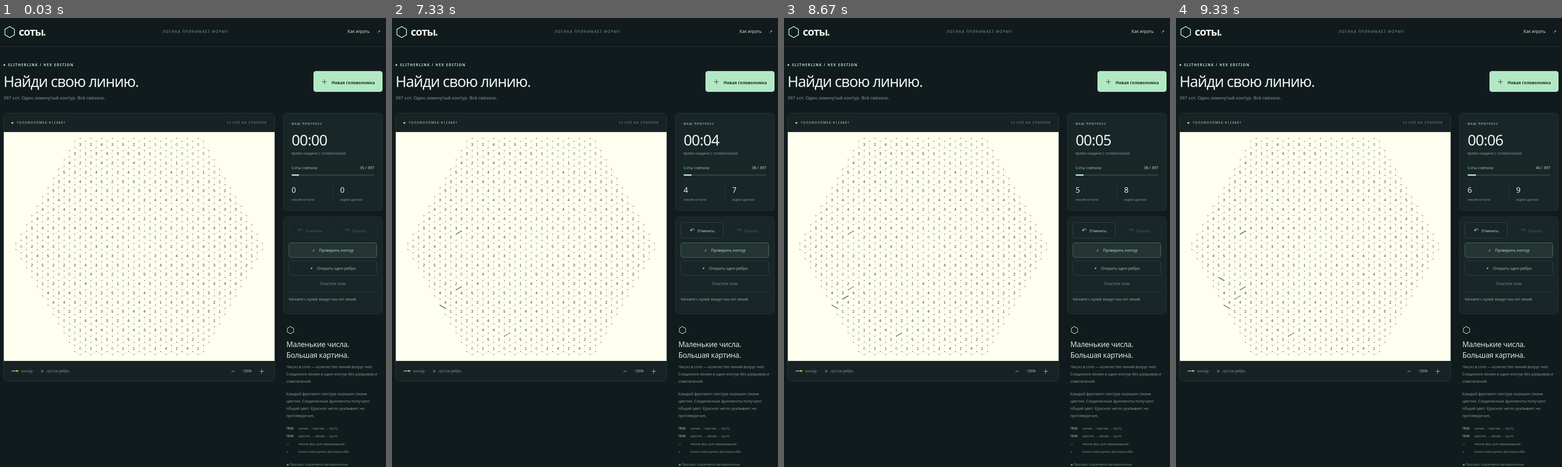
Above: before the commit, frames 1-4 (left to right).
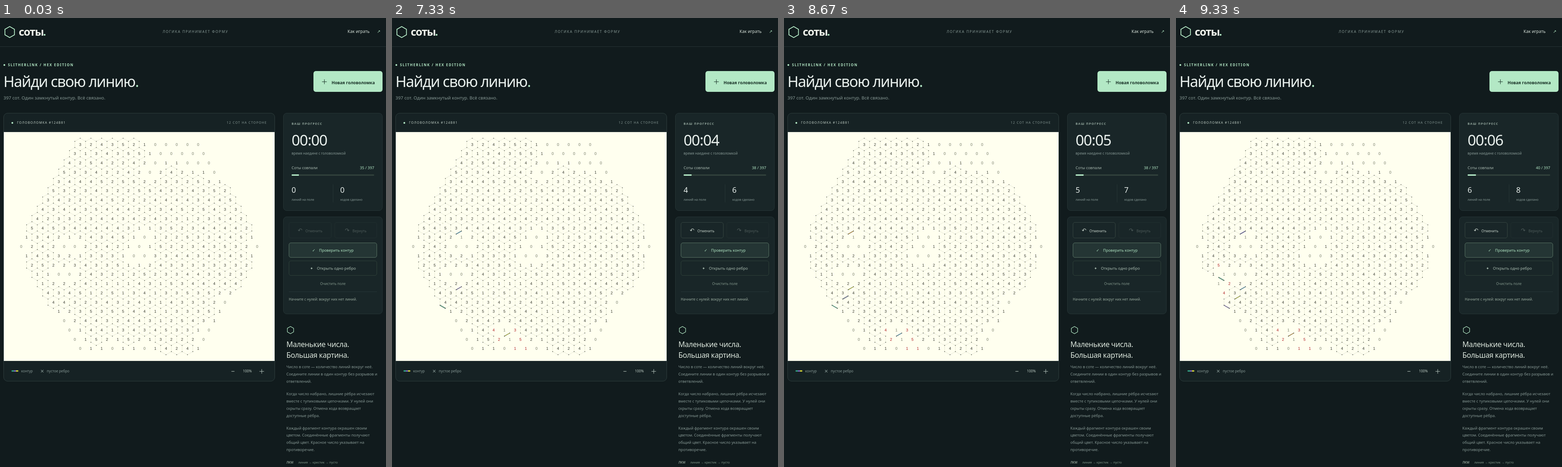
Above: after the commit, the same moments.

Repository: jazonec/loop-puzzle-android
Game: browser game, page index.html
Same seed, same stepped clock (60 frames per second), same inputs: the game is played once before the commit and once after it.
Inputs (mouse positions are in pixels of both pictures, inside the frame that each line leads up to; where the layout moved, square brackets give the same spot in the first picture):
- Up to frame 1 (0.03 s): no input
- Up to frame 2 (7.33 s): click "Как играть ↗" at 0.27 s; click "×" at 1.27 s; tap one key every 0.75 s from 1.52 s: Z Y Ctrl Enter; click "Как играть ↗" at 1.77 s; click "Всё понятно, играем" at 2.02 s; click (457, 233) at 2.77 s; right-click (565, 327) [565, 305] at 3.33 s; click (442, 224) at 3.52 s; click (457, 287) at 4.27 s; click (507, 336) at 5.02 s; click "Как играть ↗" at 5.77 s; right-click (565, 327) [565, 305] at 6.33 s; click "Всё понятно, играем" at 6.52 s; click (442, 305) at 7.27 s
- Up to frame 3 (8.67 s): click (845, 296) at 8.02 s
- Up to frame 4 (9.33 s): click (1222, 278) at 8.77 s

The runs differ from the first frame. In frame 1, 0.7% of the frame differs, in the area x 3-98%, y 26-100%; in frame 2, 0.7%; in frame 3, 0.7%; in frame 4, 0.7%.

Commit message:
Update Site source

Diff:
--- a/app.js
+++ b/app.js
@@ -1,8 +1,9 @@
-import { createBoard, generatePuzzle, inspect, lineComponents } from './puzzle.js';
+import { createBoard, generatePuzzle, inspect, lineComponents, excludedEdges } from './puzzle.js';
 const $ = id => document.getElementById(id), board = createBoard(), svg = $('board');
 const NS = 'http://www.w3.org/2000/svg', KEY = 'honeyloop-v1';
 let puzzle, states, history = [], future = [], seconds = 0, moves = 0, won = false, zoom = 1, panX = 0, panY = 0, feedback = false, activeEdge = 0;
-const edgeEls = [], numberEls = [];
+const edgeEls = [], numberEls = [], vertexEls = [];
+let exclusions = [];
 const fragmentPalette = ['#309d80', '#7860bd', '#c9cb36', '#408fc1', '#d49739', '#5144ac', '#5da34d', '#c66a83'];
 let fragmentColors = new Map();
 function updateFragmentColors() {
@@ -26,7 +27,7 @@
 const baseGroup = el('g', {}), numberGroup = el('g', {}), markGroup = el('g', {}), vertexGroup = el('g', {}), hitGroup = el('g', {});
 for (const e of board.edges) {
   const a=board.vertices[e.a], b=board.vertices[e.b], attrs={x1:a.x,y1:a.y,x2:b.x,y2:b.y};
-  el('line', {...attrs,class:'edge-base'},baseGroup);
+  const base = el('line', {...attrs,class:'edge-base'},baseGroup);
   const outline=el('line',{...attrs,class:'edge-outline',visibility:'hidden'},markGroup);
   const line=el('line',{...attrs,class:'edge-line',visibility:'hidden'},markGroup), x=(a.x+b.x)/2,y=(a.y+b.y)/2;
   const cross=el('path',{d:`M ${x-.09} ${y-.09} l .18 .18 M ${x+.09} ${y-.09} l -.18 .18`,class:'edge-cross',visibility:'hidden'},markGroup);
@@ -36,18 +37,37 @@
   hit.addEventListener('focus',()=>{activeEdge=e.id;});
   hit.addEventListener('keydown',event=>{
     if(['Enter',' ','x','X','ч','Ч'].includes(event.key)){event.preventDefault();if(!won)setEdge(e.id,/x|ч/i.test(event.key)?(states[e.id]===2?0:2):(states[e.id]+1)%3);}
-    if(event.key.startsWith('Arrow')){event.preventDefault(); const delta=['ArrowRight','ArrowDown'].includes(event.key)?1:-1; focusEdge((e.id+delta+board.edges.length)%board.edges.length);}
+    if(event.key.startsWith('Arrow')){event.preventDefault(); const delta=['ArrowRight','ArrowDown'].includes(event.key)?1:-1;let next=e.id;do{next=(next+delta+board.edges.length)%board.edges.length;}while(next!==e.id&&states[next]===0&&exclusions[next]);focusEdge(next);}
   });
-  edgeEls.push({line,outline,cross,hit});
+  edgeEls.push({base,line,outline,cross,hit});
 }
-for(const v of board.vertices) el('circle',{cx:v.x,cy:v.y,r:.039,class:'vertex'},vertexGroup);
+for(const v of board.vertices) vertexEls.push(el('circle',{cx:v.x,cy:v.y,r:.039,class:'vertex'},vertexGroup));
 for(const c of board.cells) numberEls.push(el('text',{x:c.x,y:c.y,class:'cell-number'},numberGroup));
 function focusEdge(id){edgeEls[activeEdge].hit.setAttribute('tabindex','-1');activeEdge=id;const hit=edgeEls[id].hit;hi …(228 unchanged characters)…
-function setEdge(id,value){history.push({id,before:states[id],after:value});future=[];states[id]=value;moves++;feedback=false;render();save();}
+function setEdge(id,value){if(states[id]===0&&exclusions[id])return;history.push({id,before:states[id],after:value});future=[];states[id]=value;moves++;feedback=false;render();save();}
 function render(){
-  const result=inspect(board,puzzle.clues,states);won=result.won;
+  exclusions=excludedEdges(board,puzzle.clues,states);
+  const effectiveStates=states.map((state,id)=>exclusions[id]?2:state);
+  const result=inspect(board,puzzle.clues,effectiveStates);won=result.won;
   updateFragmentColors();
-  for(let i=0;i<states.length;i++){const e=edgeEls[i];e.line.setAttribute('visibility',states[i]===1?'visible':'hidden');e.outline.setAttribute('visibility',states[i]===1?'visible':'hidden');e.line.style.stroke=fragmentColors.get(i)||fragmentPalette[0];e.cross.setAttribute('visibility',states[i]===2?'visible':'hidden');e.hit.setAttribute('aria-label',`Ребро ${i+1}: ${['пусто','линия','крестик'][states[i]]}`);}
+  for(let i=0;i<states.length;i++){
+    const e=edgeEls[i], automatic=states[i]===0&&exclusions[i];
+    e.base.setAttribute('visibility',exclusions[i]||states[i]===1?'hidden':'visible');
+    e.line.setAttribute('visibility',states[i]===1?'visible':'hidden');
+    e.outline.setAttribute('visibility',states[i]===1?'visible':'hidden');
+    e.line.style.stroke=fragmentColors.get(i)||fragmentPalette[0];
+    e.cross.setAttribute('visibility',states[i]===2?'visible':'hidden');
+    e.hit.setAttribute('visibility',automatic?'hidden':'visible');
+    e.hit.setAttribute('aria-disabled',String(automatic));
+    e.hit.setAttribute('aria-label',`Ребро ${i+1}: ${automatic?'исключено автоматически':['пусто','линия','крестик'][states[i]]}`);
+  }
+  board.vertices.forEach((v,id)=>vertexEls[id].setAttribute('visibility',v.edges.some(id=>!exclusions[id])?'visible':'hidden'));
+  if(states[activeEdge]===0&&exclusions[activeEdge]){
+    edgeEls[activeEdge].hit.setAttribute('tabindex','-1');
+    const next=states.findIndex((state,id)=>state!==0||!exclusions[id]);
+    if(next>=0)activeEdge=next;
+  }
+  edgeEls[activeEdge].hit.setAttribute('tabindex','0');
   const errors=new Set(result.badCells);
   numberEls.forEach((el,i)=>{el.textContent=puzzle.clues[i];el.setAttribute('class',`cell-number${puzzle.clues[i]===0?' zero':''}${result.counts[i]===puzzle.clues[i]?' satisfied':''}${errors.has(i)?' error':''}`);});
   $('progress-text').textContent=`${result.satisfied} / ${board.cells.length}`;$('progress-bar').style.width=`${100*result.satisfied/board.cells.length}%`;
@@ -75,7 +95,7 @@
 $('check').onclick=()=>{feedback=true;const r=render();if(r.won)return;if(r.badCells.length||r.badVertices.length)messa …(334 unchanged characters)…
 $('hint').onclick=()=>{
   const wrong=states.findIndex((v,i)=>v!==0&&((v===1)!==Boolean(puzzle.solution[i])));
-  const id=wrong>=0?wrong:states.findIndex(v=>v===0);
+  const id=wrong>=0?wrong:states.findIndex((v,i)=>v===0&&!exclusions[i]);
   if(id<0)return;setEdge(id,puzzle.solution[id]?1:2);focusEdge(id);message('Открыто ребро из одного допустимого решения. Другие решения тоже принимаются.');
 };
 let pending=null;
--- a/index.html
+++ b/index.html
@@ -10,7 +10,7 @@
 <aside>
 <section class="panel session"><div class="eyebrow">ВАШ ПРОГРЕСС</div><div class="time" id="timer">00:00</div><div clas …(394 unchanged characters)…
 <section class="panel tools"><div class="tool-row"><button id="undo" title="Ctrl+Z"><span>↶</span> Отменить</button><bu …(389 unchanged characters)…
-<section class="guide"><span class="guide-icon">⬡</span><h2> …(113 unchanged characters)… нтур без разрывов и ответвлений.</p><p>Каждый фрагмент контура окрашен своим цве …(311 unchanged characters)…
+<section class="guide"><span class="guide-icon">⬡</span><h2> …(113 unchanged characters)… нтур без разрывов и ответвлений.</p><p>Когда число набрано, лишние рёбра исчезают вместе с тупиковыми цепочками. У нулей они скрыты сразу. Отмена хода возвращает доступные рёбра.</p><p>Каждый фрагмент контура окрашен своим цве …(311 unchanged characters)…
 <div id="save-status" class="saved">◉ Прогресс сохраняется автоматически</div>
 </aside></div>
 <footer><span>НЕ СПЕШИТЕ. СЛЕДУЙТЕ ЛОГИКЕ.</span><span>СОТЫ / 397 ЯЧЕЕК / ∞ ВОЗМОЖНОСТЕЙ</span></footer>
--- a/puzzle.js
+++ b/puzzle.js
@@ -80,3 +80,31 @@
   }
   return components;
 }
+
+// Recompute deductions from the player's marks, so removing a line also restores
+// every exclusion that depended on it. Never erase a player-selected line.
+export function excludedEdges(board, clues, states) {
+  const excluded = states.map(state => state === 2);
+  for (const cell of board.cells) {
+    const count = cell.edges.filter(id => states[id] === 1).length;
+    if (count === clues[cell.id]) {
+      for (const id of cell.edges) if (states[id] !== 1) excluded[id] = true;
+    }
+  }
+  let changed = true;
+  while (changed) {
+    changed = false;
+    for (const vertex of board.vertices) {
+      const lines = vertex.edges.filter(id => states[id] === 1).length;
+      const available = vertex.edges.filter(id => !excluded[id]);
+      // A contour uses zero or two edges at a vertex. A lone possible edge is
+      // impossible; two chosen lines also rule out the third branch.
+      if (lines >= 2 || (lines === 0 && available.length === 1)) {
+        for (const id of available) if (states[id] !== 1) {
+          excluded[id] = true; changed = true;
+        }
+      }
+    }
+  }
+  return excluded;
+}
--- a/puzzle.test.js
+++ b/puzzle.test.js
@@ -1,6 +1,6 @@
 import test from 'node:test';
 import assert from 'node:assert/strict';
-import {createBoard,generatePuzzle,inspect,lineComponents} from './puzzle.js';
+import {createBoard,generatePuzzle,inspect,lineComponents,excludedEdges} from './puzzle.js';
 const board=createBoard();
 test('hexagon has side 12, 397 cells and shared edges / vertices',()=>{
   assert.equal(board.cells.length,397);assert.equal(board.edges.length,1260);assert.equal(board.vertices.length,864);
@@ -43,3 +43,41 @@
   states[bridge]=2;
   assert.equal(lineComponents(board,states).length,2);
 });
+test('zero hides all six edges and propagates through dangling chains',()=>{
+  const clues=board.cells.map(()=>6), states=board.edges.map(()=>0);
+  const cell=board.cells.find(c=>c.q===0&&c.r===0);clues[cell.id]=0;
+  const excluded=excludedEdges(board,clues,states);
+  for(const id of cell.edges){
+    assert.equal(excluded[id],true);
+    for(const v of [board.edges[id].a,board.edges[id].b])for(const next of board.vertices[v].edges)assert.equal(excluded[next],true);
+  }
+  assert.ok(excluded.some(v=>!v),'unrelated grid remains visible');
+});
+test('satisfied clues 1 to 5 hide remaining edges and restore them on undo',()=>{
+  const cell=board.cells.find(c=>c.q===0&&c.r===0);
+  for(let clue=1;clue<=5;clue++){
+    const clues=board.cells.map(()=>6),states=board.edges.map(()=>0);clues[cell.id]=clue;
+    for(const id of cell.edges.slice(0,clue))states[id]=1;
+    const before=[...states],excluded=excludedEdges(board,clues,states);
+    for(const id of cell.edges)assert.equal(excluded[id],states[id]!==1);
+    assert.deepEqual(states,before,'deductions never change user marks');
+    states[cell.edges[clue-1]]=0;
+    const undone=excludedEdges(board,clues,states);
+    assert.ok(cell.edges.some(id=>states[id]===0&&!undone[id]),`clue ${clue}: undone edge candidates restored`);
+  }
+});
+test('vertex with two lines excludes its third branch, without hiding chosen lines',()=>{
+  const vertex=board.vertices.find(v=>v.edges.length===3),states=board.edges.map(()=>0),clues=board.cells.map(()=>6);
+  states[vertex.edges[0]]=states[vertex.edges[1]]=1;
+  const excluded=excludedEdges(board,clues,states);
+  assert.equal(excluded[vertex.edges[2]],true);
+  assert.equal(excluded[vertex.edges[0]],false);assert.equal(excluded[vertex.edges[1]],false);
+});
+test('deductions from valid partial solutions never remove a solution line',()=>{
+  for(let seed=0;seed<15;seed++){
+    const p=generatePuzzle(board,seed);
+    const states=p.solution.map((line,id)=>id%4===0?(line?1:2):0);
+    const excluded=excludedEdges(board,p.clues,states);
+    for(let id=0;id<states.length;id++)if(p.solution[id])assert.equal(excluded[id],false,`seed ${seed}, edge ${id}`);
+  }
+});
